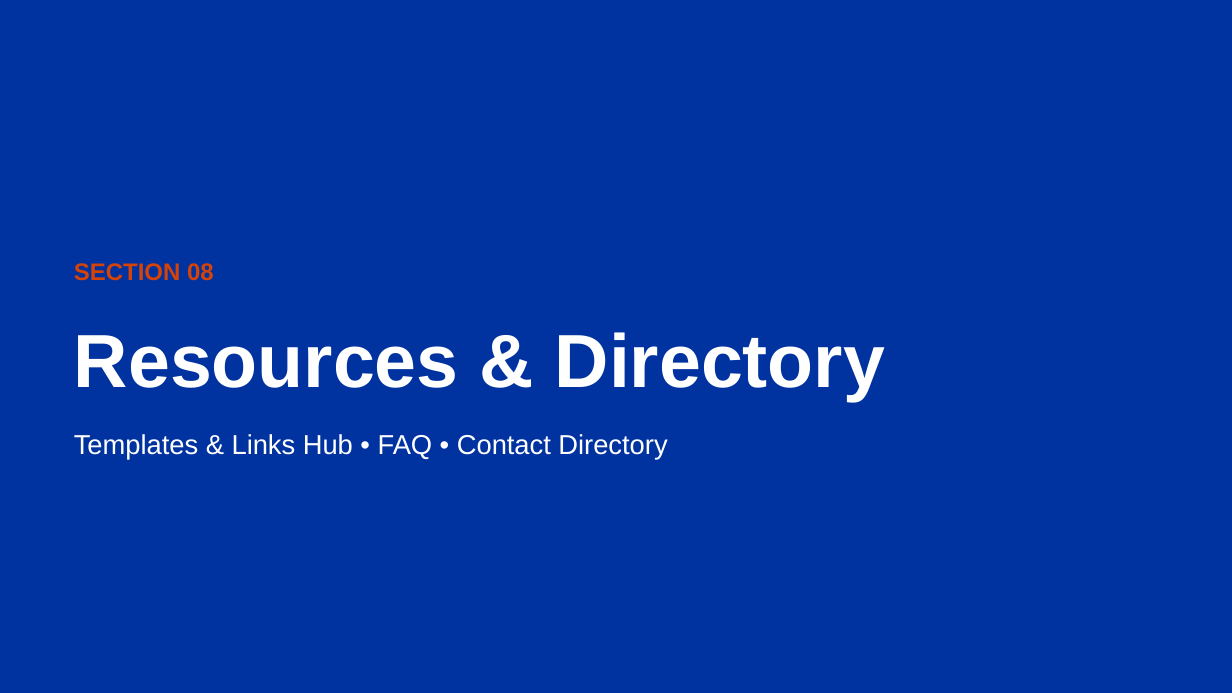
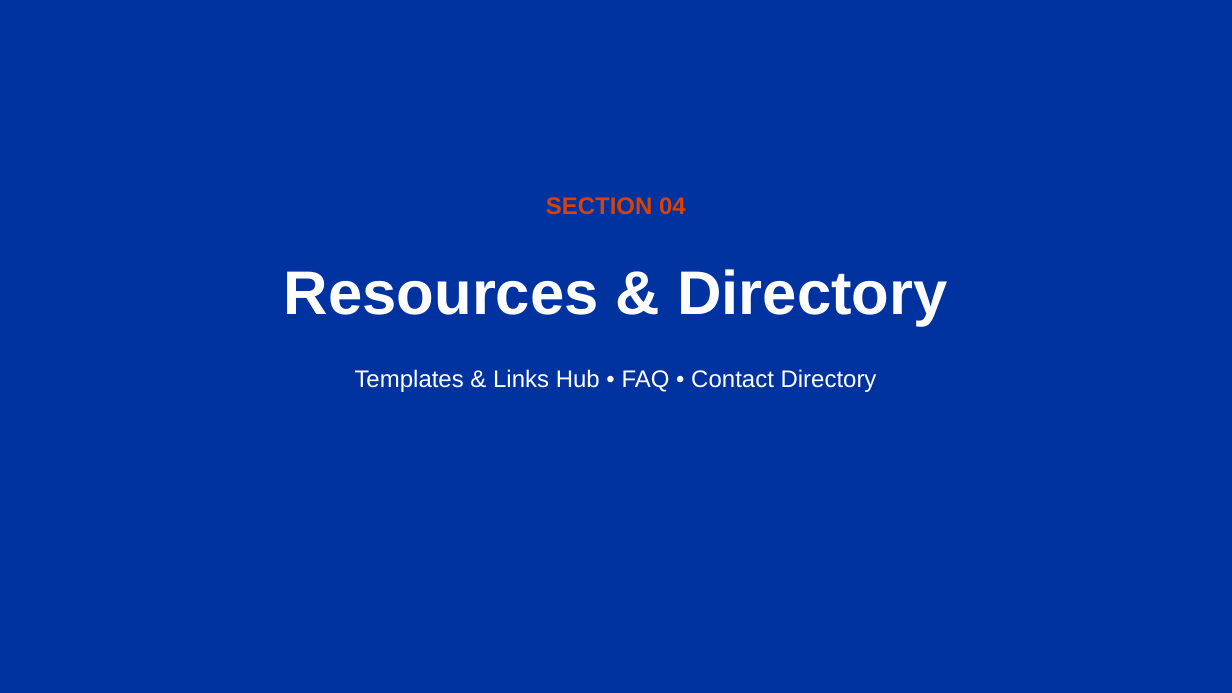
Before and after one commit to BenHowerton/RHM-Marketing-Handbook, a slide deck: slide 39 of COBE Marketing Playbook Updated After Comments.pptx (slide 32 before the commit). Drawn at 1232x693 pixels with LibreOffice and Linux fonts; fonts in the diff are those of the drawing. Boxes give left, top, right and bottom in pixels: in the first picture for what was removed or moved away, otherwise in the second. Text is boxed around its words. In the diff, an @@ line names an element or a change of style, - is before the commit and + after.

```diff
--- a/COBE Marketing Playbook Updated After Comments.pptx
+++ b/COBE Marketing Playbook Updated After Comments.pptx
@@ text "SECTION 04" at bbox=[546, 197, 686, 215]: vertical alignment middle to top @@
@@ text at bbox=[546, 197, 686, 215]: text changed @@
-SECTION 08
+SECTION 04
@@ text "Resources & Directory": place and size @@
-text "Resources & Directory" at bbox=[74, 332, 885, 401]
+text "Resources & Directory" at bbox=[284, 269, 947, 325]
@@ text "Resources & Directory" at bbox=[284, 269, 947, 325]: size 44 to 36 pt; alignment left to centre; vertical alignment middle to top @@
@@ text "Templates & Links Hub • ...": place and size @@
-text "Templates & Links Hub • ..." at bbox=[74, 434, 667, 460]
+text "Templates & Links Hub • ..." at bbox=[355, 369, 877, 392]
@@ text "Templates & Links Hub • ..." at bbox=[355, 369, 877, 392]: size 16 to 14 pt; alignment left to centre; vertical alignment middle to top @@
```
Also in this commit, not shown: 24 other slides changed, 20 slides added, 12 slides removed.
